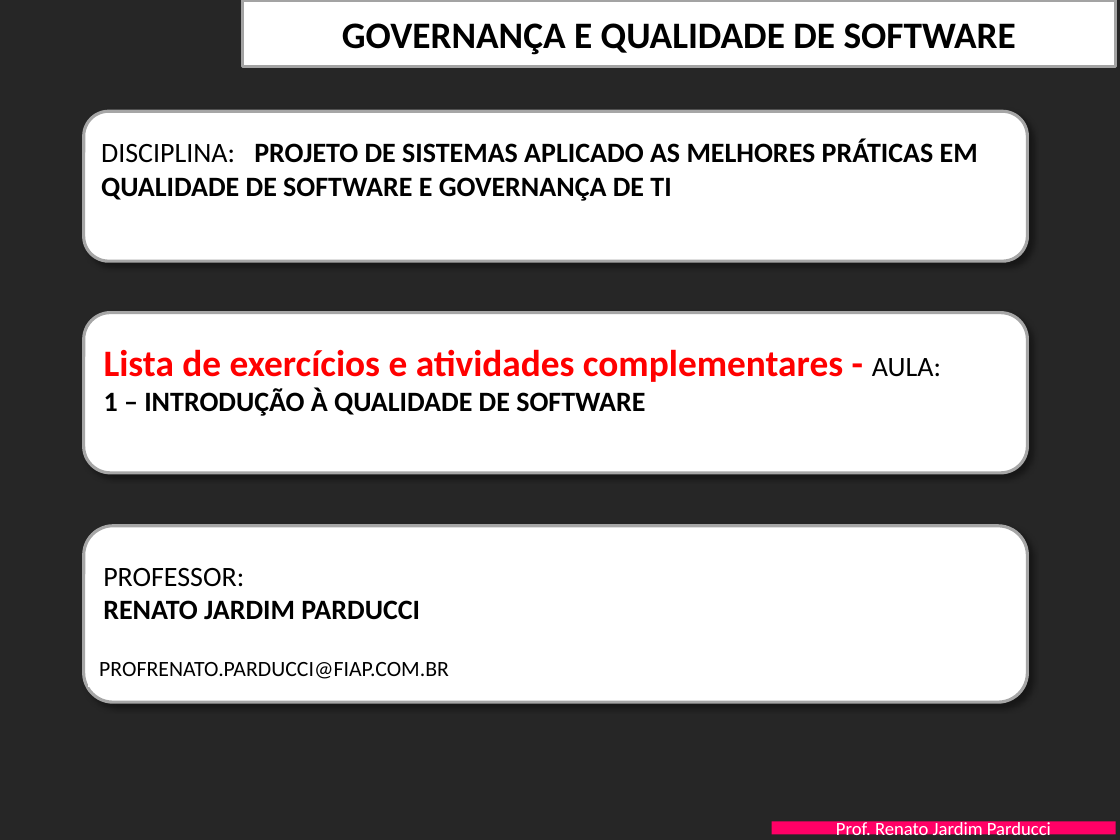
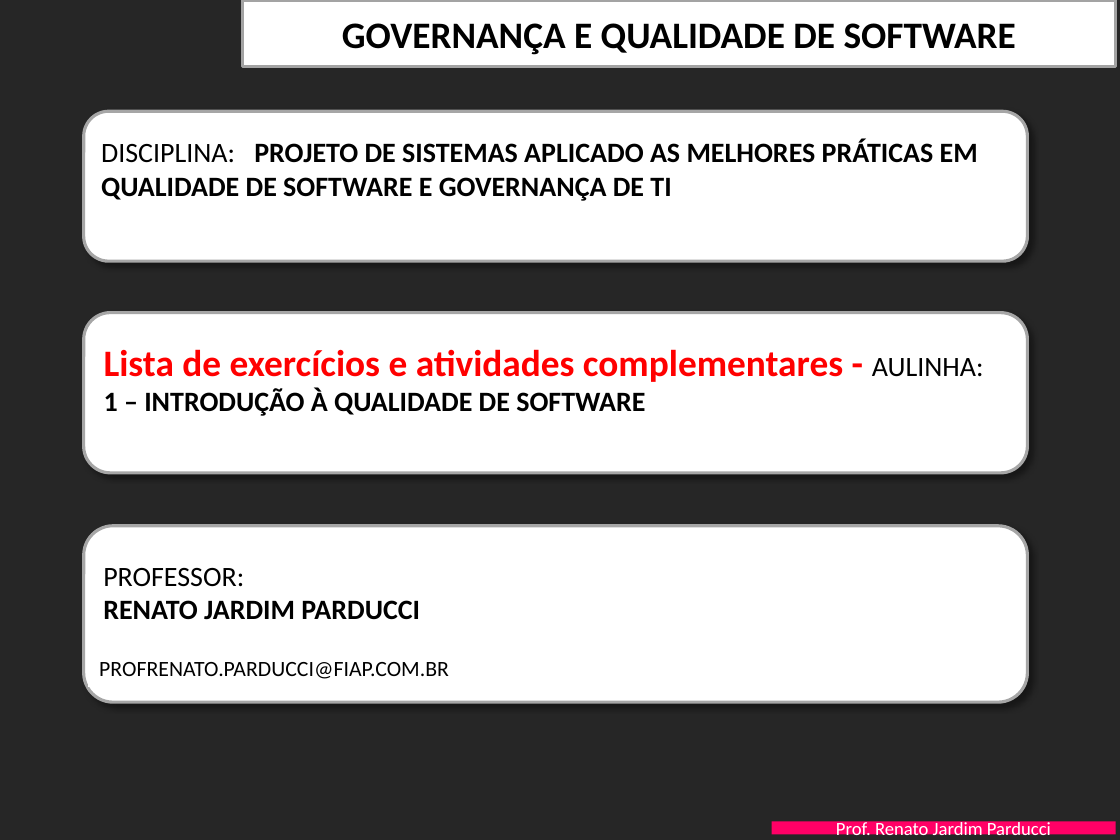
Before and after one commit to Nuness07/SI-Estacionamento, a slide deck: slide 1 of Documentacao/FIAP-QualidProjSW-Aula-1-Introducao Qualidade - EXERCICIOS.pptx. Drawn at 1120x840 pixels with LibreOffice and Linux fonts; fonts in the diff are those of the drawing; background and template pictures are left out. Boxes give left, top, right and bottom in pixels: in the first picture for what was removed or moved away, otherwise in the second. Text is boxed around its words. In the diff, an @@ line names an element or a change of style, - is before the commit and + after.

Commit message:
Update FIAP-QualidProjSW-Aula-1-Introducao Qualidade - EXERCICIOS.pptx
Mudança de texto no documento ppt

```diff
--- a/Documentacao/FIAP-QualidProjSW-Aula-1-Introducao Qualidade - EXERCICIOS.pptx
+++ b/Documentacao/FIAP-QualidProjSW-Aula-1-Introducao Qualidade - EXERCICIOS.pptx
@@ text at [104, 349, 984, 382]: text changed @@
-Lista de exercícios e atividades complementares - AULA:
+Lista de exercícios e atividades complementares - AULINHA:
```
